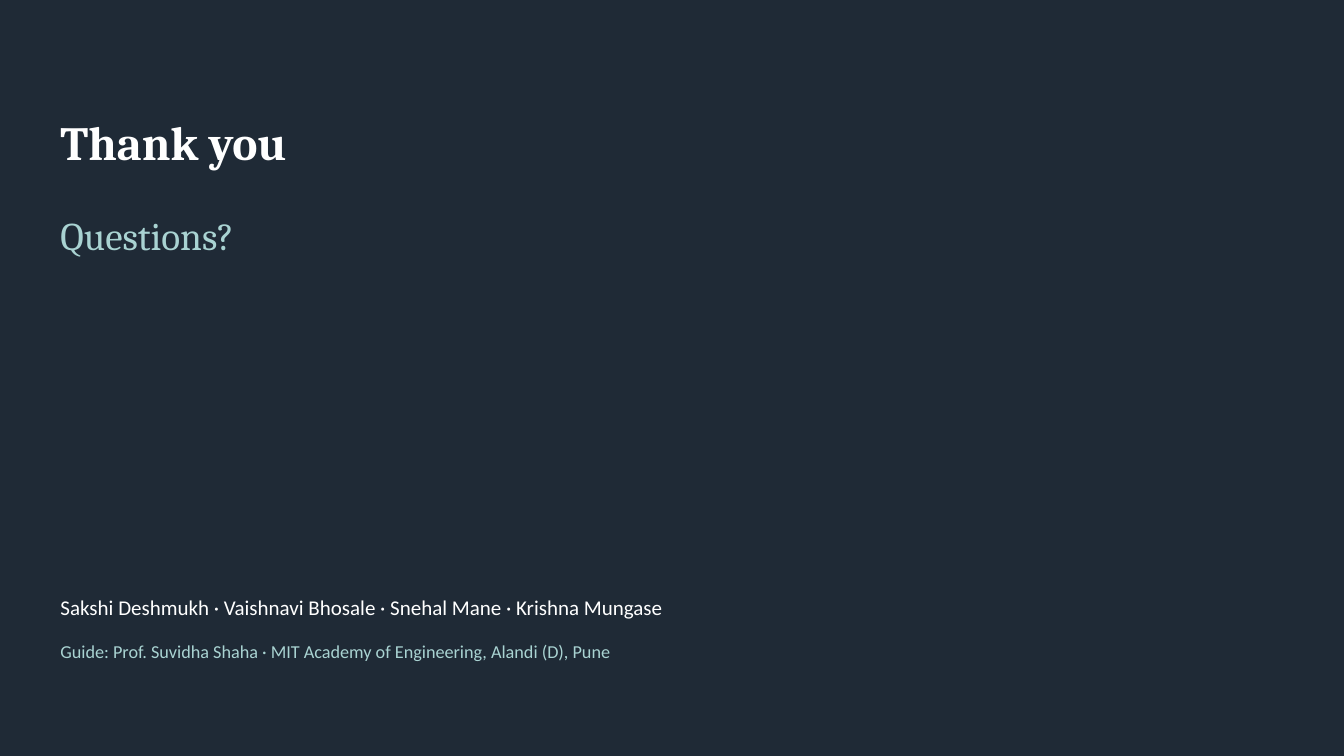
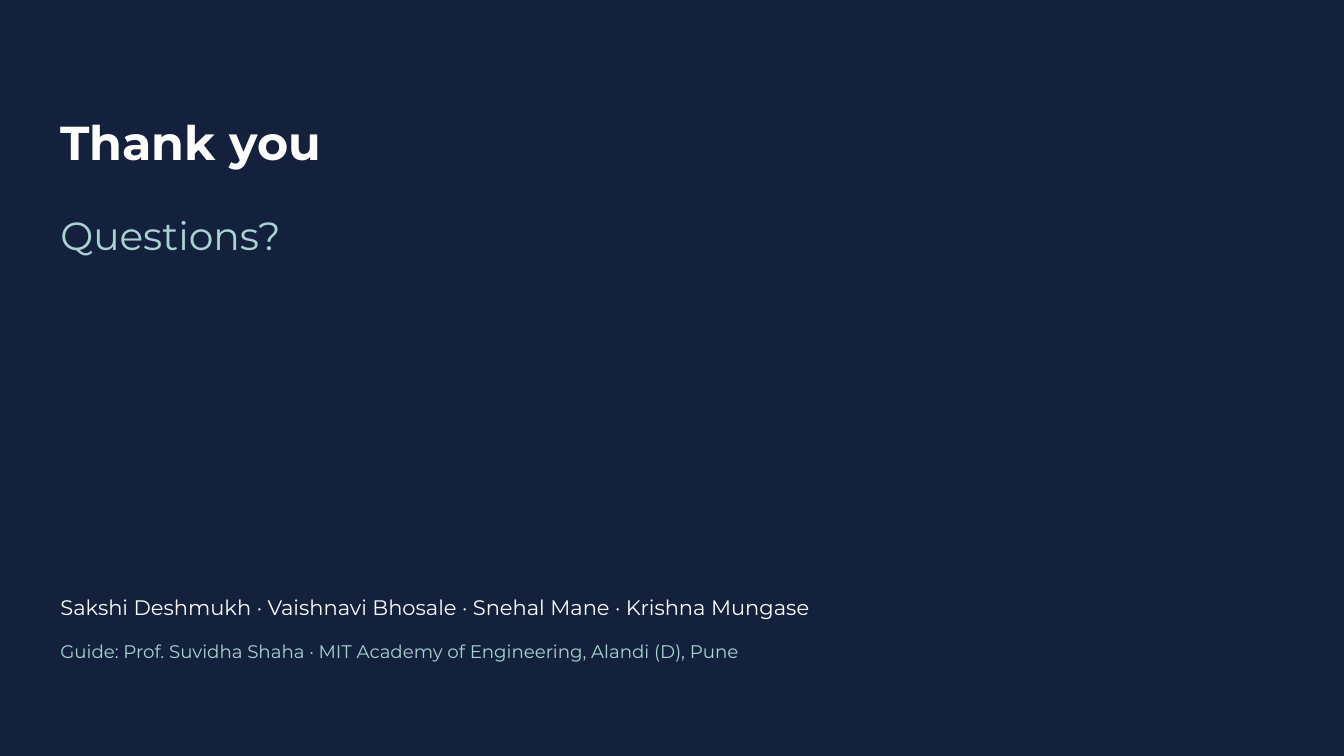
Before and after one commit to krishmungase/P11-Energy, a slide deck: slide 21 of slides/P11_Energy_Presentation.pptx (slide 17 before the commit). Drawn at 1344x756 pixels with LibreOffice and Linux fonts; fonts in the diff are those of the drawing. Boxes give left, top, right and bottom in pixels: in the first picture for what was removed or moved away, otherwise in the second. Text is boxed around its words. In the diff, an @@ line names an element or a change of style, - is before the commit and + after.

Commit message:
Slides: new design with Montserrat, section dividers and a PDF copy
- dark cover and four numbered section dividers, section label above
  each title, white cards on the same surface colour as the charts
- Montserrat for all text; the PDF has the font embedded, for PCs where
  Montserrat is not installed
- fixed text that overflowed its card with the wider font

```diff
--- a/slides/P11_Energy_Presentation.pptx
+++ b/slides/P11_Energy_Presentation.pptx
@@ background #1F2A36 to #14213D @@
@@ title "Thank you" at [60,124,322,170]: font Cambria to Montserrat, text colour #FFFFFF to #FCFCFB @@
@@ text "Questions?" at [60,221,280,256]: font Cambria to Montserrat @@
@@ text "Sakshi Deshmukh · Vaishnavi Bhosale ..." at [60,599,809,619]: font Calibri to Montserrat, text colour #FFFFFF to #FCFCFB @@
@@ text "Guide: Prof. Suvidha Shaha · ..." at [60,644,739,662]: font Calibri to Montserrat @@
```
Also in this commit, not shown: 16 other slides changed, 4 slides added, 3 other files.
